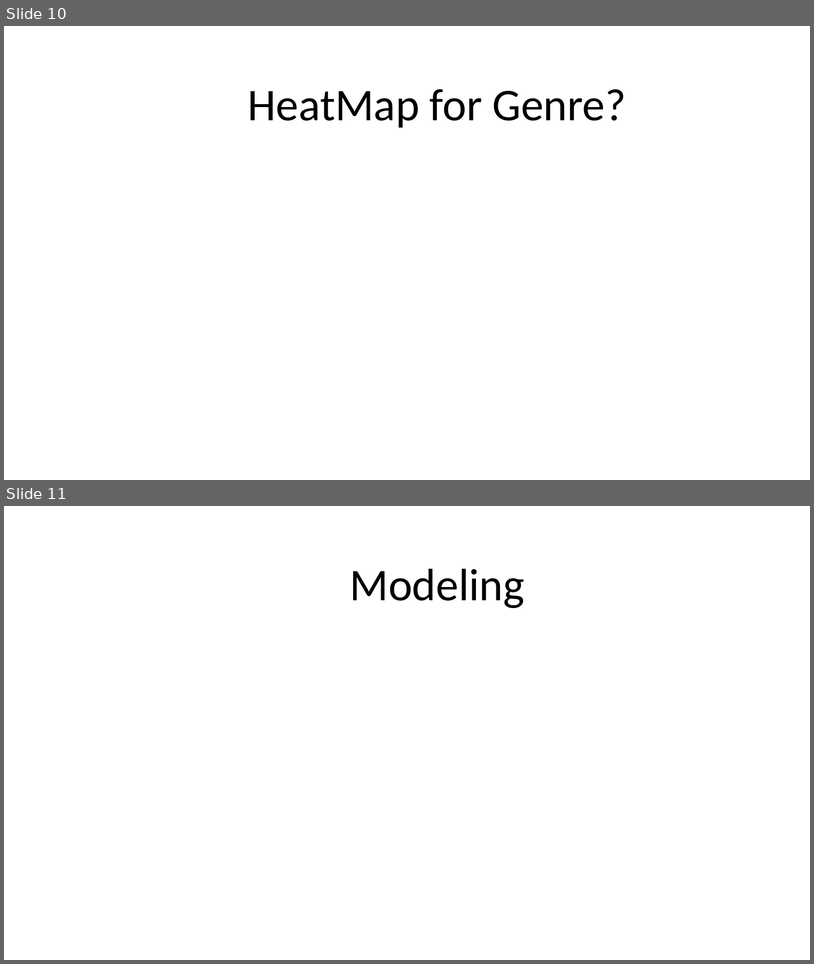
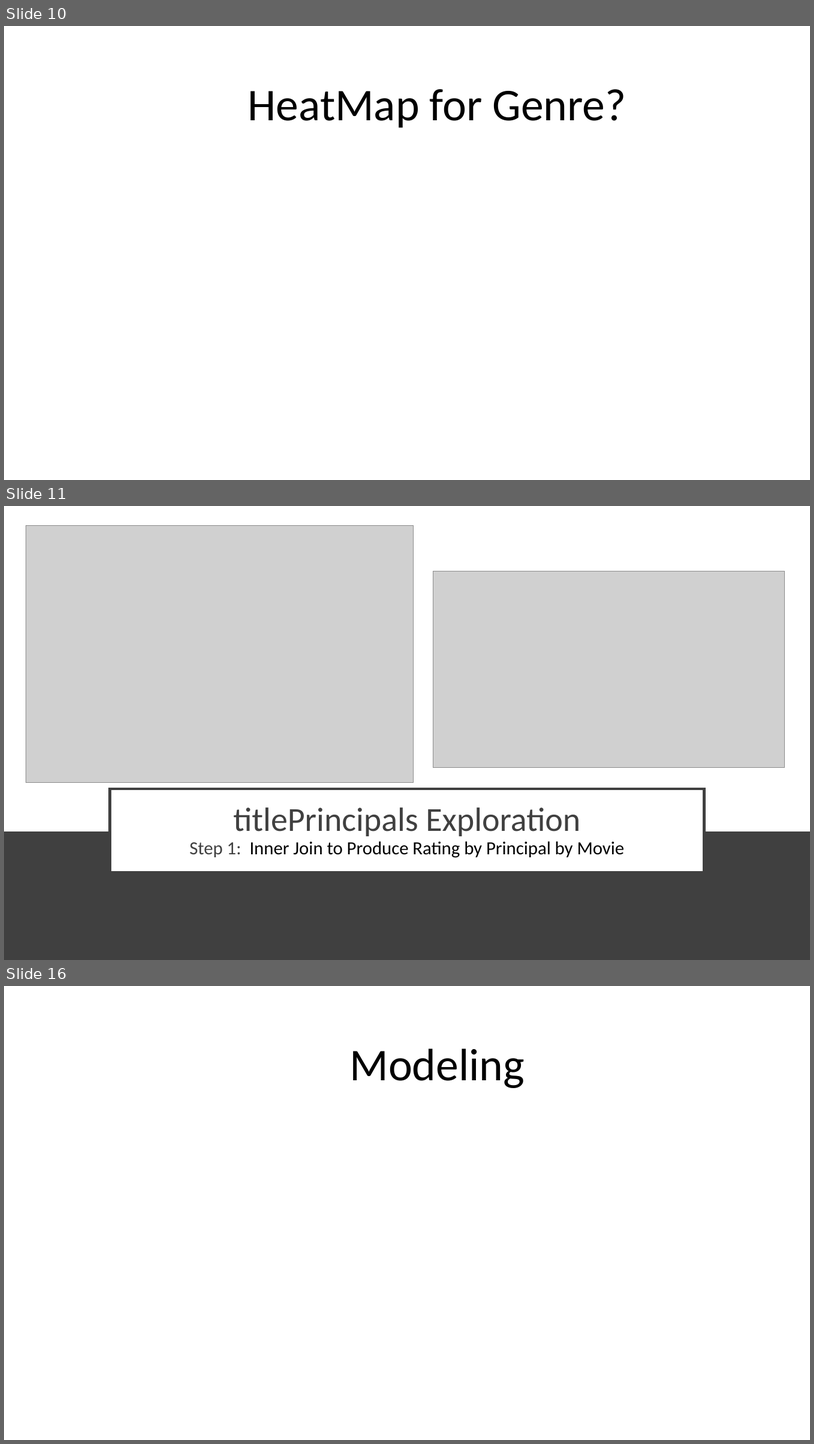
Before and after one commit to dniedermier-cscc/Scrum-Lords-Capstone-2018, a slide deck: Presentation/ScrumLords_Capstone.pptx. Shown one above the other, each under a label of ours: slides 10 and 11 before the commit, slides 10, 11 and 16 after it; the slides between them are not shown. The pictures are 814x964 and 814x1444 pixels, drawn with LibreOffice and Linux fonts; fonts in the diff are those of the drawing; grey boxes stand for pictures. Boxes give left, top, right and bottom in pixels: in the first picture for what was removed or moved away, otherwise in the second. Text is boxed around its words. In the diff, an @@ line names an element or a change of style, - is before the commit and + after.

Commit message:
titlePrincipals exploration slides added

```diff
--- a/Presentation/ScrumLords_Capstone.pptx
+++ b/Presentation/ScrumLords_Capstone.pptx
@@ slide 11 added at (4, 506, 810, 960), background #FFFFFF @@
@@ picture added at (26, 525, 414, 783) @@
@@ picture added at (434, 571, 785, 768) @@
@@ title added at (110, 789, 705, 872), fill #FFFFFF, outline #404040 3 pt, 22 pt, text #000000 @@
+titlePrincipals Exploration
+Step 1: Inner Join to Produce Rating by Principal by Movie
@@ rectangle added at (4, 831, 810, 960), fill #404040 @@
@@ what was slide 11 is now slide 16 @@
```
Also in this commit, not shown: 4 other slides added.
